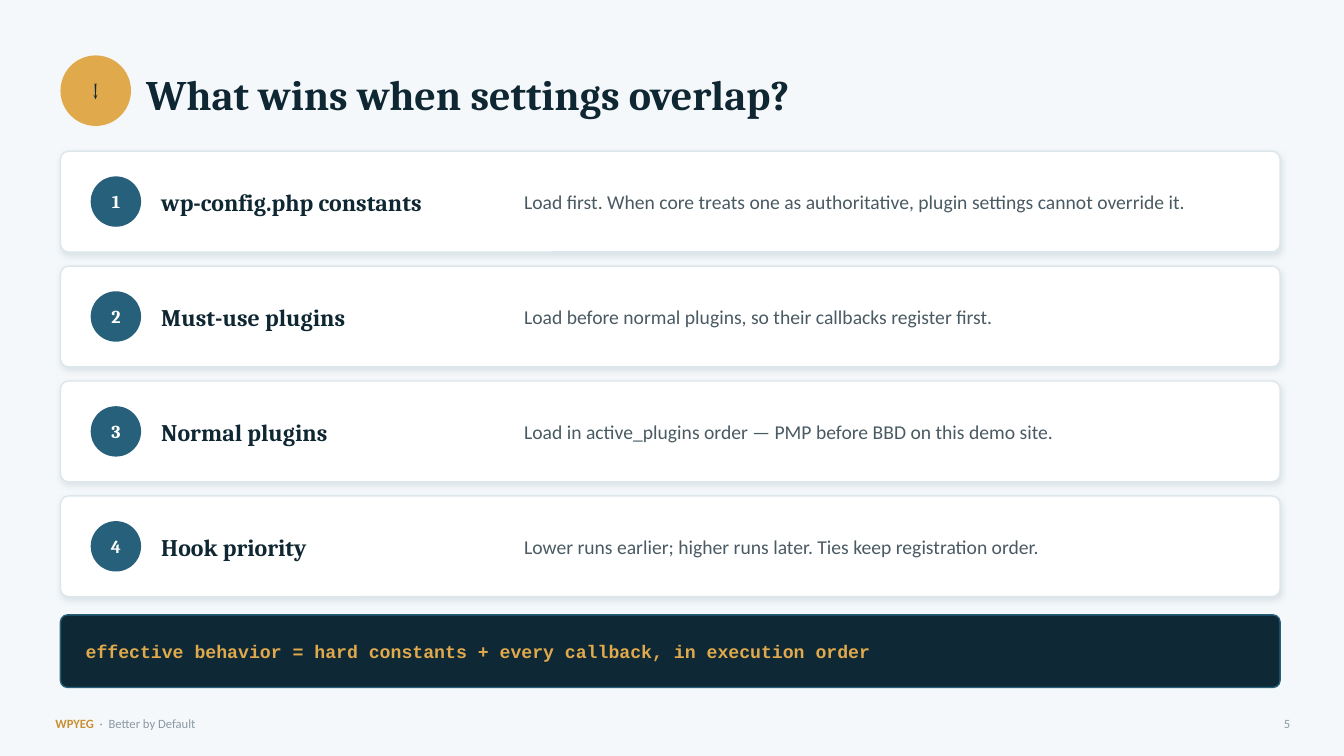
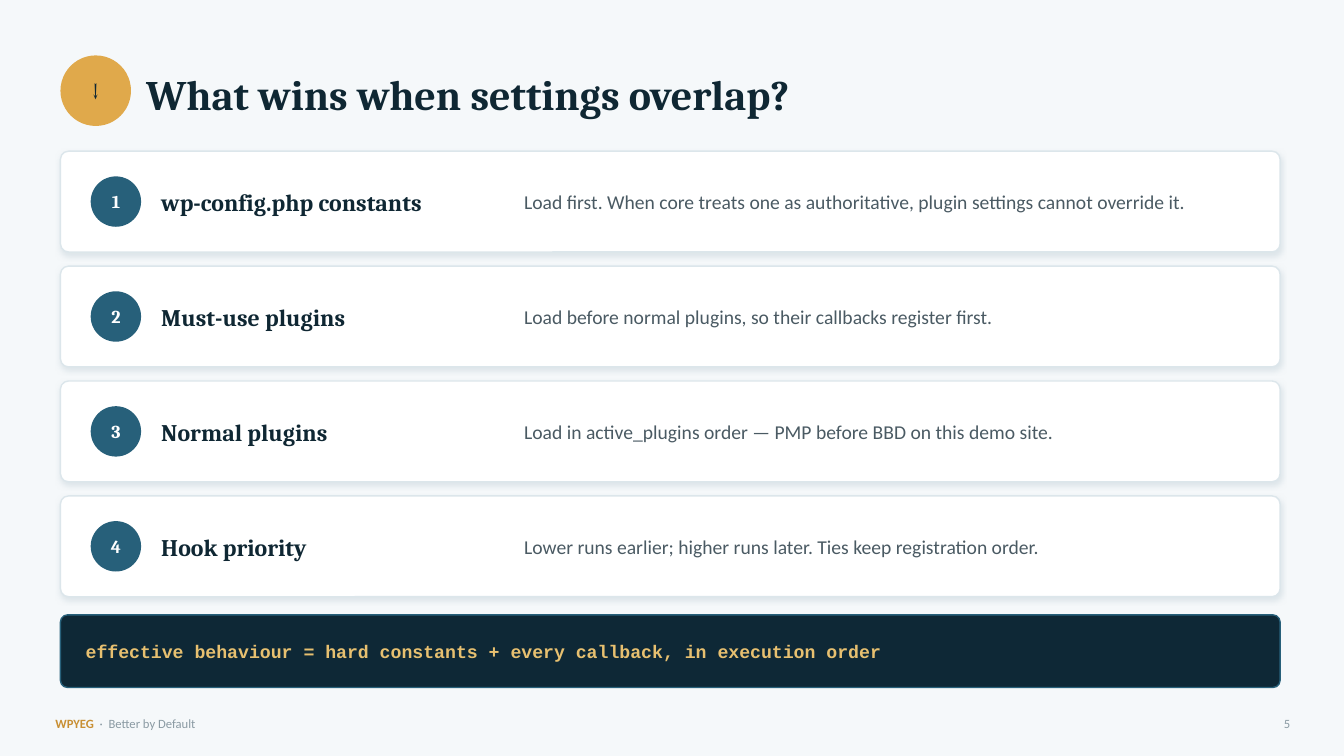
Before and after one commit to WPYEG/Better-by-Default, a slide deck: slide 5 of workshop/Better-by-Default.pptx. Drawn at 1344x756 pixels with LibreOffice and Linux fonts; fonts in the diff are those of the drawing. Boxes give left, top, right and bottom in pixels: in the first picture for what was removed or moved away, otherwise in the second. Text is boxed around its words. In the diff, an @@ line names an element or a change of style, - is before the commit and + after.

```diff
--- a/workshop/Better-by-Default.pptx
+++ b/workshop/Better-by-Default.pptx
@@ text at box(86, 645, 881, 662): text changed; text colour #E0A94B to #E7C070 @@
-effective behavior = hard constants + every callback, in execution order
+effective behaviour = hard constants + every callback, in execution order
```
Also in this commit, not shown: 10 other slides changed, 7 other files.
